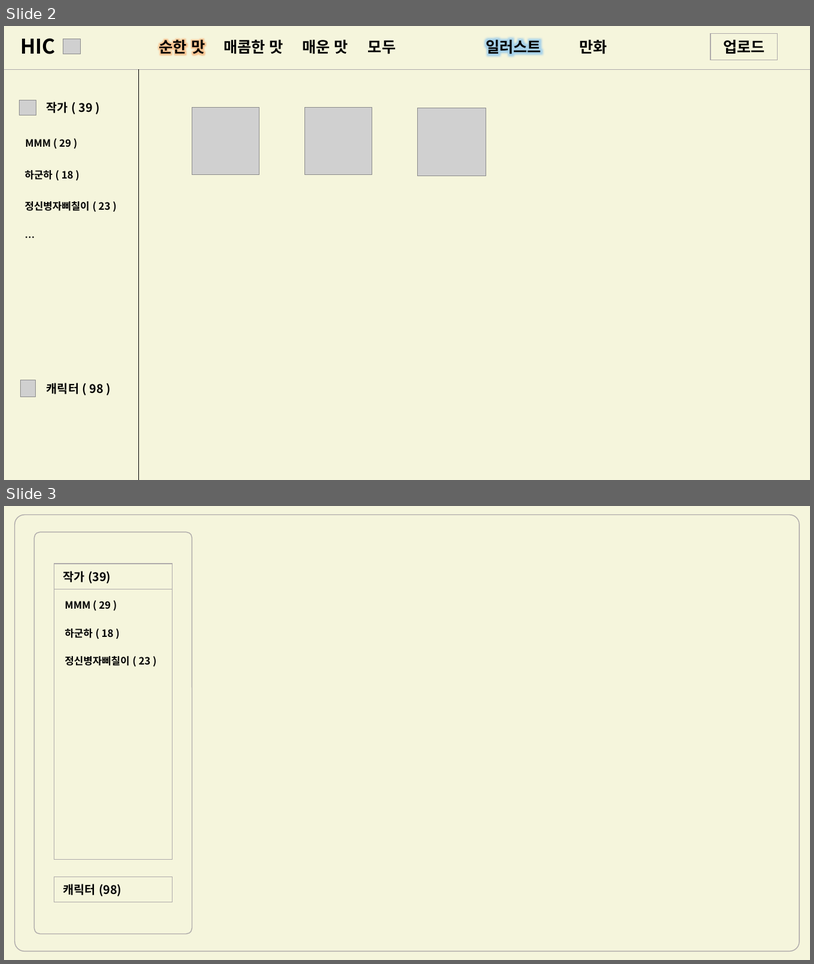
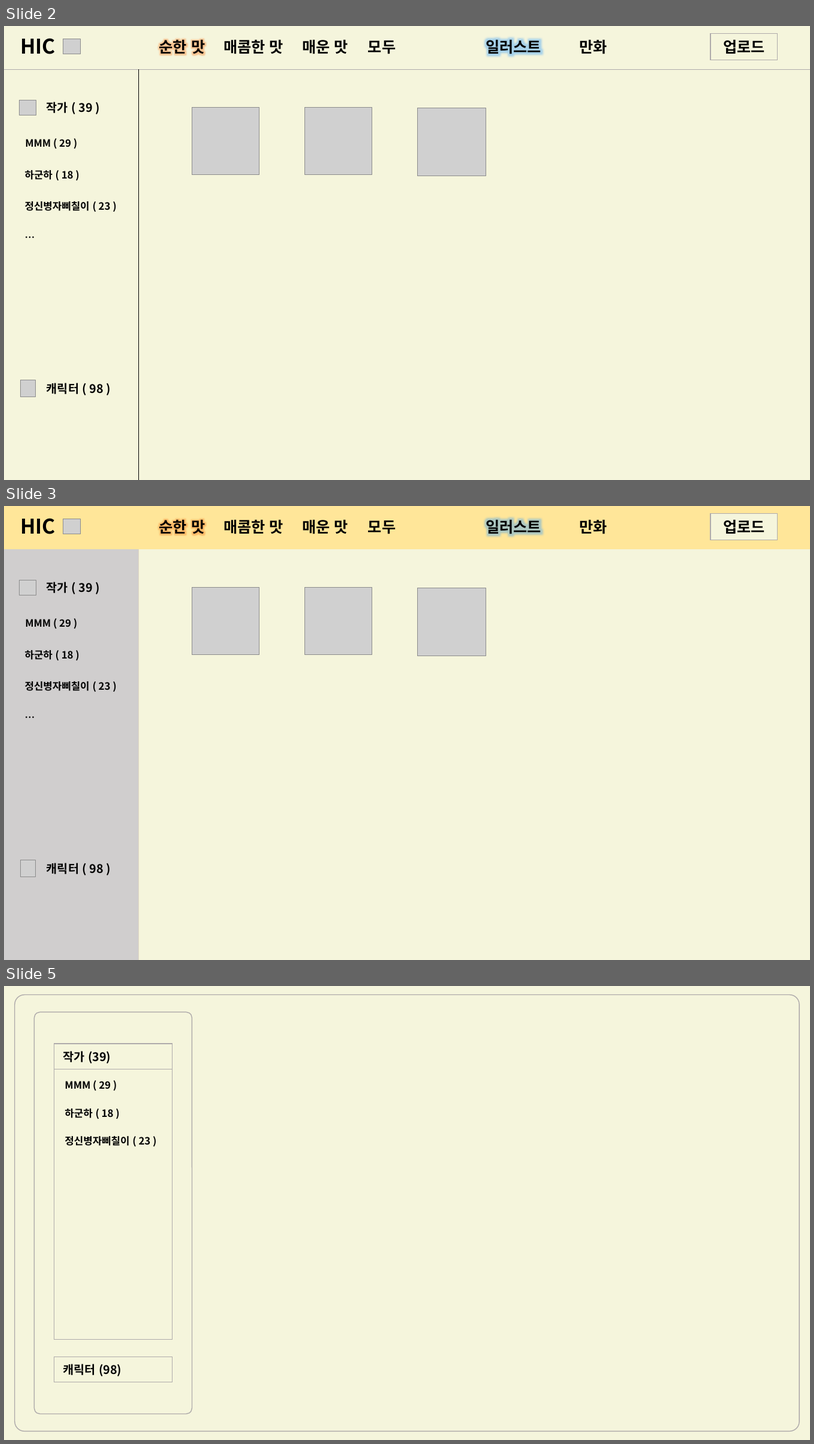
Before and after one commit to leonld94/leonld94.github.io, a slide deck: HIC 구상 PPT.pptx. Shown one above the other, each under a label of ours: slides 2 and 3 before the commit, slides 2, 3 and 5 after it; the slides between them are not shown. The pictures are 814x964 and 814x1444 pixels, drawn with LibreOffice and Linux fonts; fonts in the diff are those of the drawing; grey boxes stand for pictures. Boxes give left, top, right and bottom in pixels: in the first picture for what was removed or moved away, otherwise in the second. Text is boxed around its words. In the diff, an @@ line names an element or a change of style, - is before the commit and + after.

```diff
--- a/HIC 구상 PPT.pptx
+++ b/HIC 구상 PPT.pptx
@@ slide 3 added at (4, 506, 810, 960), background #FFFFFF @@
@@ rectangle added at (4, 506, 810, 960), fill #FFE699 @@
@@ text added at (20, 518, 56, 534), 24 pt, text #000000, bold @@
+HIC
@@ picture added at (63, 519, 80, 534) @@
@@ text added at (159, 517, 205, 536), 18 pt, text #000000, bold @@
+순한 맛
@@ text added at (224, 520, 284, 534), 18 pt, text #000000, bold @@
+매콤한 맛
@@ text added at (302, 520, 348, 534), 18 pt, text #000000, bold @@
+매운 맛
@@ text added at (368, 520, 396, 534), 18 pt, text #000000, bold @@
+모두
@@ text added at (486, 517, 542, 536), 18 pt, text #000000, bold @@
+일러스트
@@ text added at (580, 520, 608, 534), 18 pt, text #000000, bold @@
+만화
@@ rectangle added at (711, 513, 779, 540), fill #F5F5DC, outline #AFABAB 1 pt, 18 pt, text #000000, bold @@
+업로드
@@ rectangle added at (4, 550, 139, 960), fill #D0CECE @@
@@ rectangle added at (139, 550, 810, 960), fill #F5F5DC @@
@@ picture added at (19, 580, 36, 595) @@
@@ text added at (47, 582, 92, 593), 14 pt, text #000000, bold @@
+작가 ( 39 )
@@ picture added at (192, 588, 259, 655) @@
@@ picture added at (305, 588, 372, 655) @@
@@ picture added at (418, 588, 486, 656) @@
@@ text added at (25, 619, 71, 627), 12 pt, text #000000, bold @@
+MMM ( 29 )
@@ text added at (25, 650, 74, 660), 12 pt, text #000000, bold @@
+하군하 ( 18 )
@@ text added at (25, 681, 111, 691), 12 pt, text #000000, bold @@
+정신병자삐칠이 ( 23 )
@@ text added at (18, 708, 39, 726), 12 pt, text #000000, bold @@
+…
@@ picture added at (20, 859, 35, 877) @@
@@ text added at (47, 862, 104, 874), 14 pt, text #000000, bold @@
+캐릭터 ( 98 )
@@ what was slide 3 is now slide 5 @@
```
Also in this commit, not shown: 2 other slides added, 1 slide removed.
